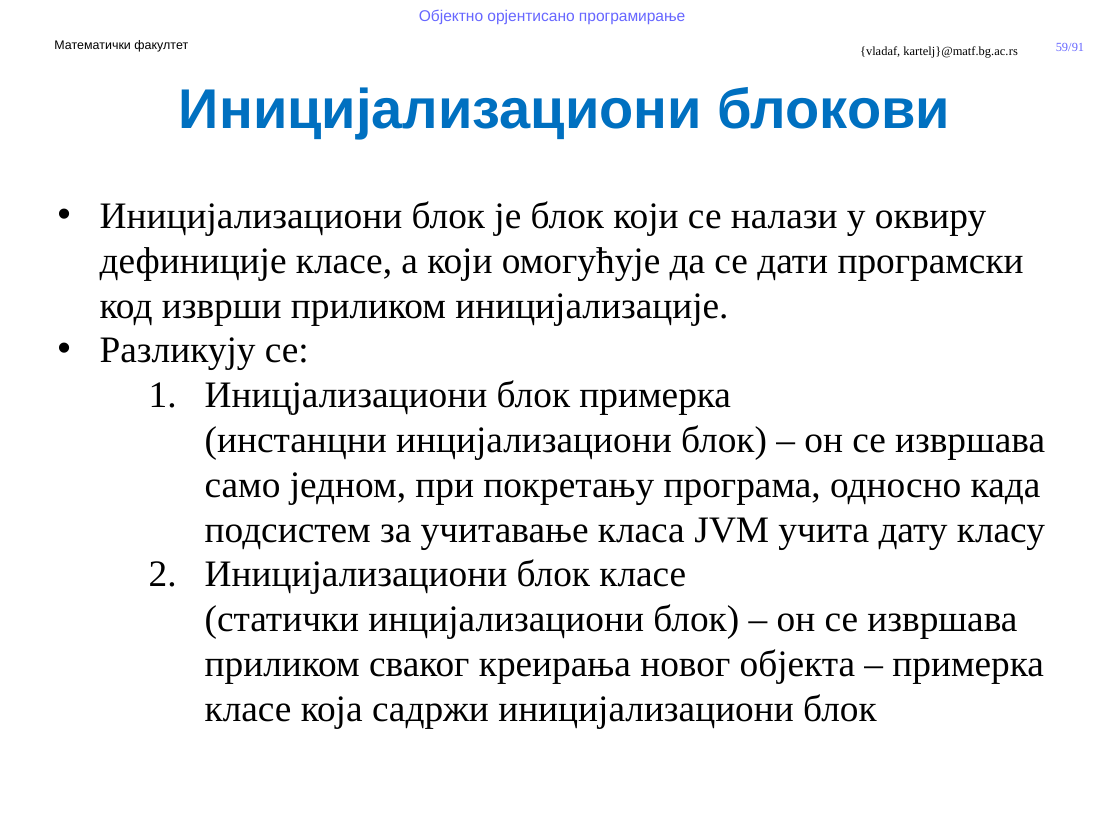
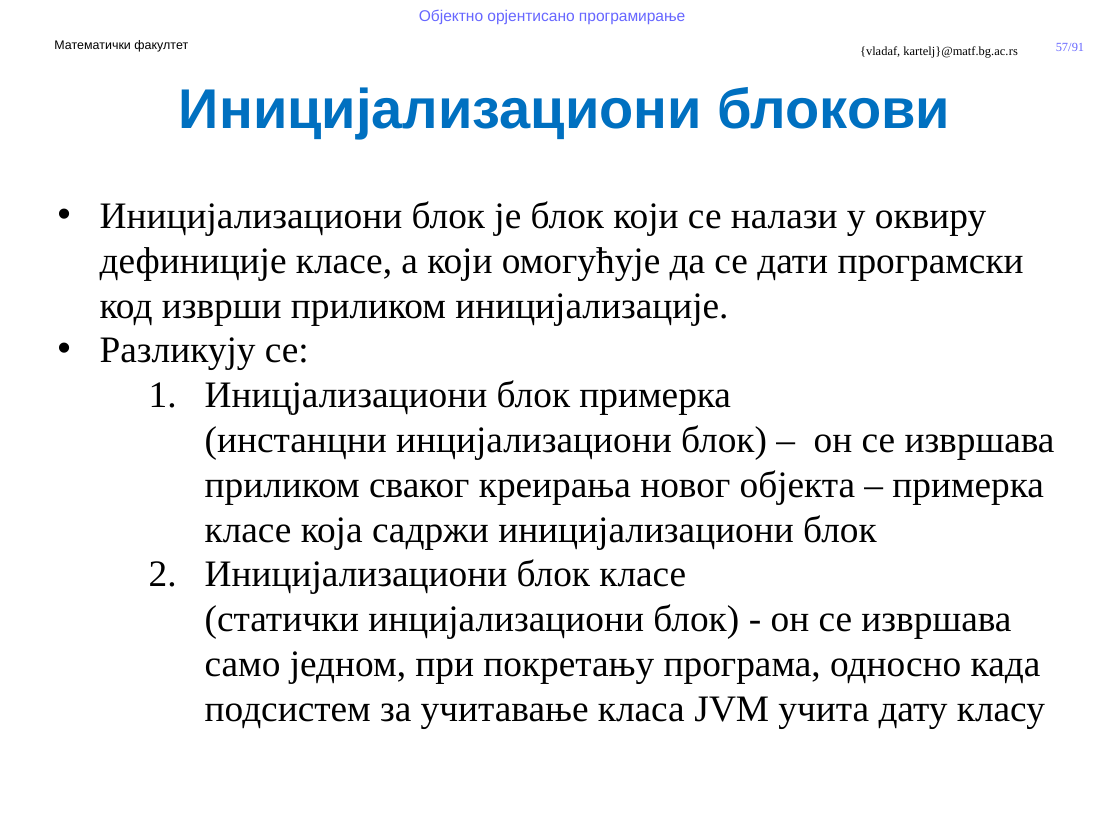
Before and after one commit to MatfOOP-I/info, a slide deck: slide 57 of predavanja/prezentacije/OOP09-Klase u Javi.pptx (slide 59 before the commit). Drawn at 1120x840 pixels with LibreOffice and Linux fonts; fonts in the diff are those of the drawing; background and template pictures are left out. Boxes give left, top, right and bottom in pixels: in the first picture for what was removed or moved away, otherwise in the second. Text is boxed around its words. In the diff, an @@ line names an element or a change of style, - is before the commit and + after.

```diff
--- a/predavanja/prezentacije/OOP09-Klase u Javi.pptx
+++ b/predavanja/prezentacije/OOP09-Klase u Javi.pptx
@@ page number at (1056,43,1084,51): text changed @@
-59/91
+57/91
@@ text at (205,380,1055,728): text changed @@
-  1. Иницјализациони блок примерка
-     (инстанцни инцијализациони блок) – он се извршава само једном, при покретању програма, односно када подсистем за учитавање класа JVM учита дату класу
-  2. Иницијализациони блок класе
-     (статички инцијализациони блок) – он се извршава приликом сваког креирања новог објекта – примерка класе која садржи иницијализациони блок
+  1. Иницјализациони блок примерка
+     (инстанцни инцијализациони блок) – он се извршава приликом сваког креирања новог објекта – примерка класе која садржи иницијализациони блок
+  2. Иницијализациони блок класе
+     (статички инцијализациони блок) - он се извршава само једном, при покретању програма, односно када подсистем за учитавање класа JVM учита дату класу
```
Also in this commit, not shown: 3 other slides changed.
